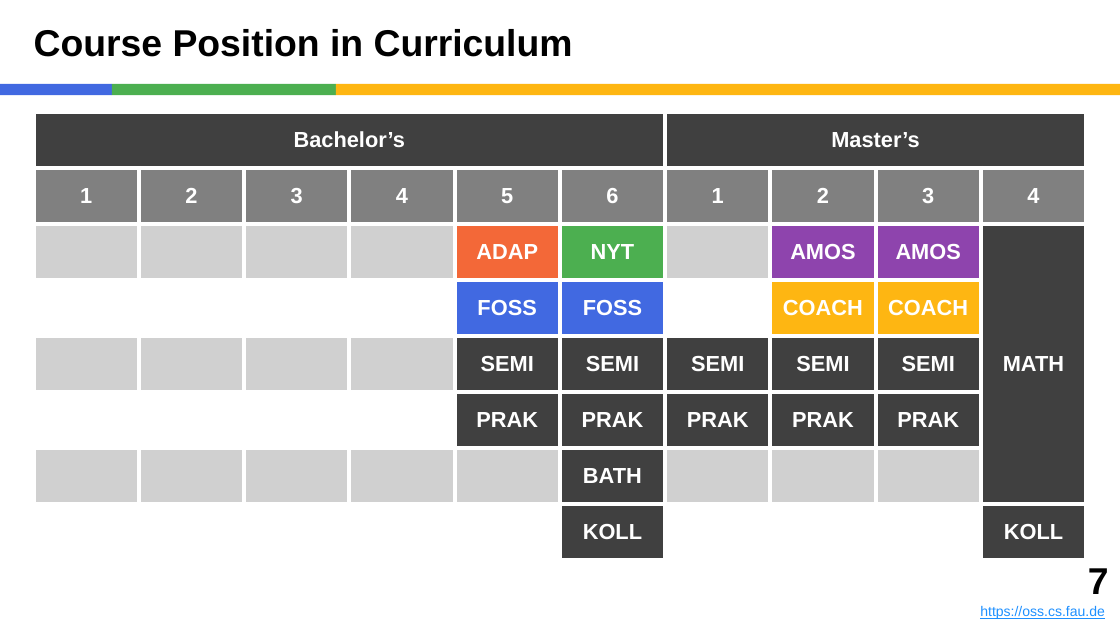
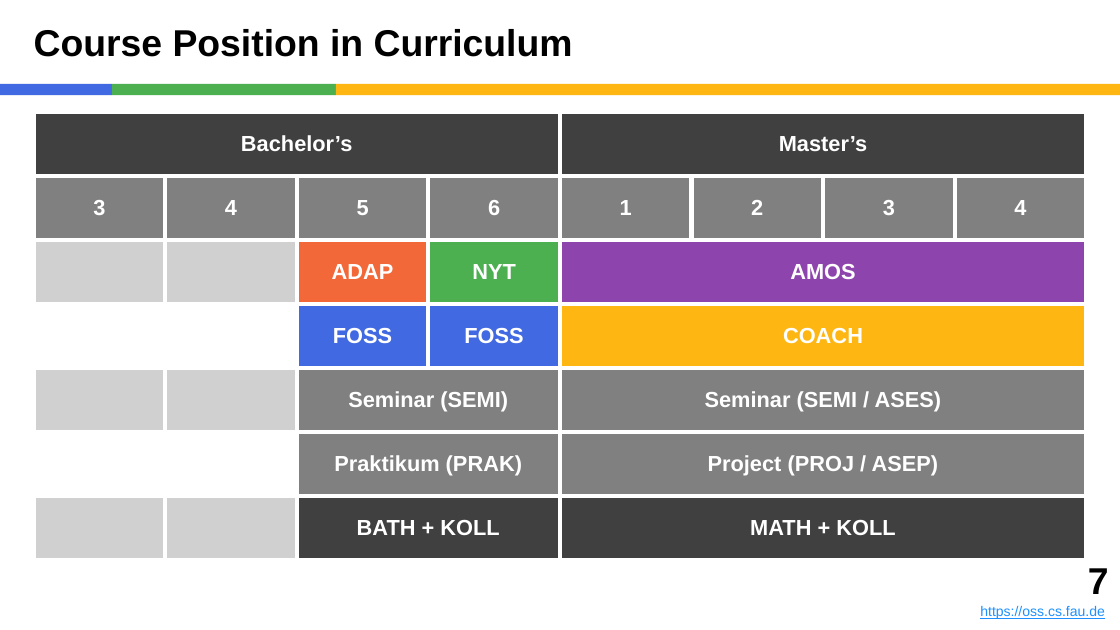
Before and after one commit to dirkriehle/amos-course, a slide deck: slide 7 of Lecture slides/AMOS A01 - Introduction.pptx. Drawn at 1120x630 pixels with LibreOffice and Linux fonts; fonts in the diff are those of the drawing. Boxes give left, top, right and bottom in pixels: in the first picture for what was removed or moved away, otherwise in the second. Text is boxed around its words. In the diff, an @@ line names an element or a change of style, - is before the commit and + after.

Commit message:
Updates for AMOS-27 winter 2026/27

```diff
--- a/Lecture slides/AMOS A01 - Introduction.pptx
+++ b/Lecture slides/AMOS A01 - Introduction.pptx
@@ table at (x1=34, y1=112, x2=1091, y2=539) @@
-Bachelor’s |  |  |  |  |  | Master’s |  |  | 
-1 | 2 | 3 | 4 | 5 | 6 | 1 | 2 | 3 | 4
- |  |  |  | ADAP | NYT |  | AMOS | AMOS | MATH
- |  |  |  | FOSS | FOSS |  | COACH | COACH | 
- |  |  |  | SEMI | SEMI | SEMI | SEMI | SEMI | 
- |  |  |  | PRAK | PRAK | PRAK | PRAK | PRAK | 
- |  |  |  |  | BATH |  |  |  | 
- |  |  |  |  | KOLL |  |  |  | KOLL
+Bachelor’s |  |  |  | Master’s |  |  | 
+3 | 4 | 5 | 6 | 1 | 2 | 3 | 4
+ |  | ADAP | NYT | AMOS |  |  | 
+ |  | FOSS | FOSS | COACH |  |  | 
+ |  | Seminar (SEMI) |  | Seminar (SEMI / ASES) |  |  | 
+ |  | Praktikum (PRAK) |  | Project (PROJ / ASEP) |  |  | 
+ |  | BATH + KOLL |  | MATH + KOLL |  |  | 
@@ table resized from (x1=34, y1=112, x2=1086, y2=543) to (x1=34, y1=112, x2=1091, y2=539) @@
```
Also in this commit, not shown: 4 other slides changed, 6 other files.
